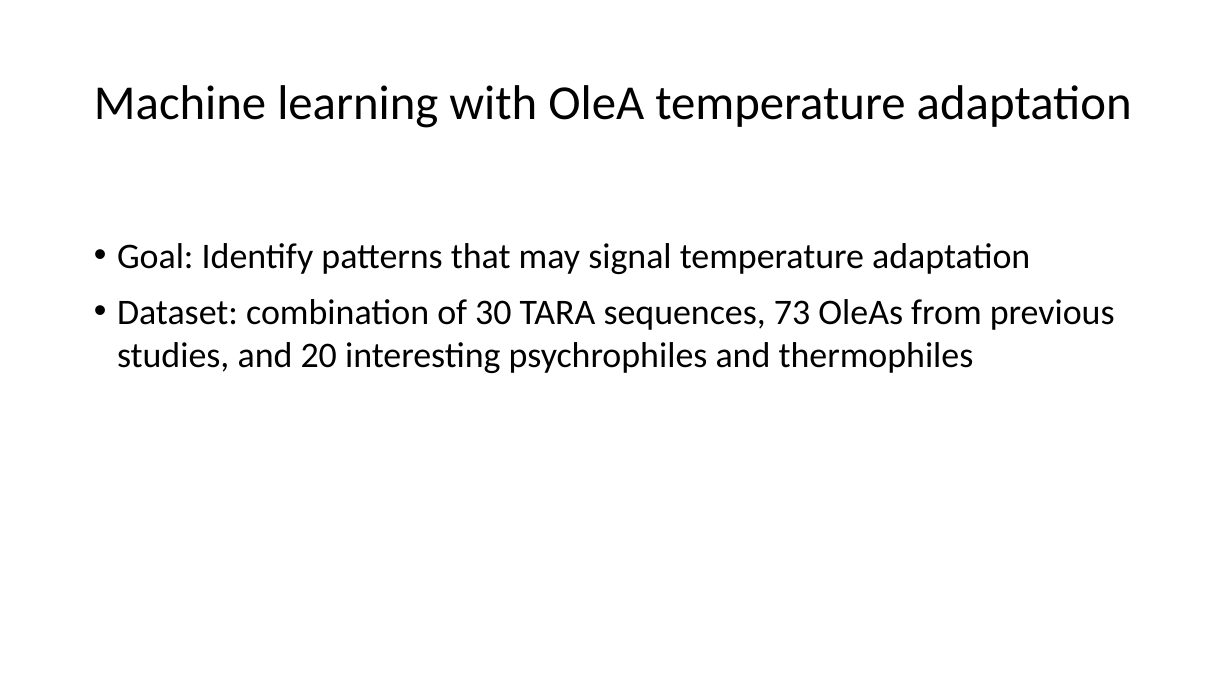
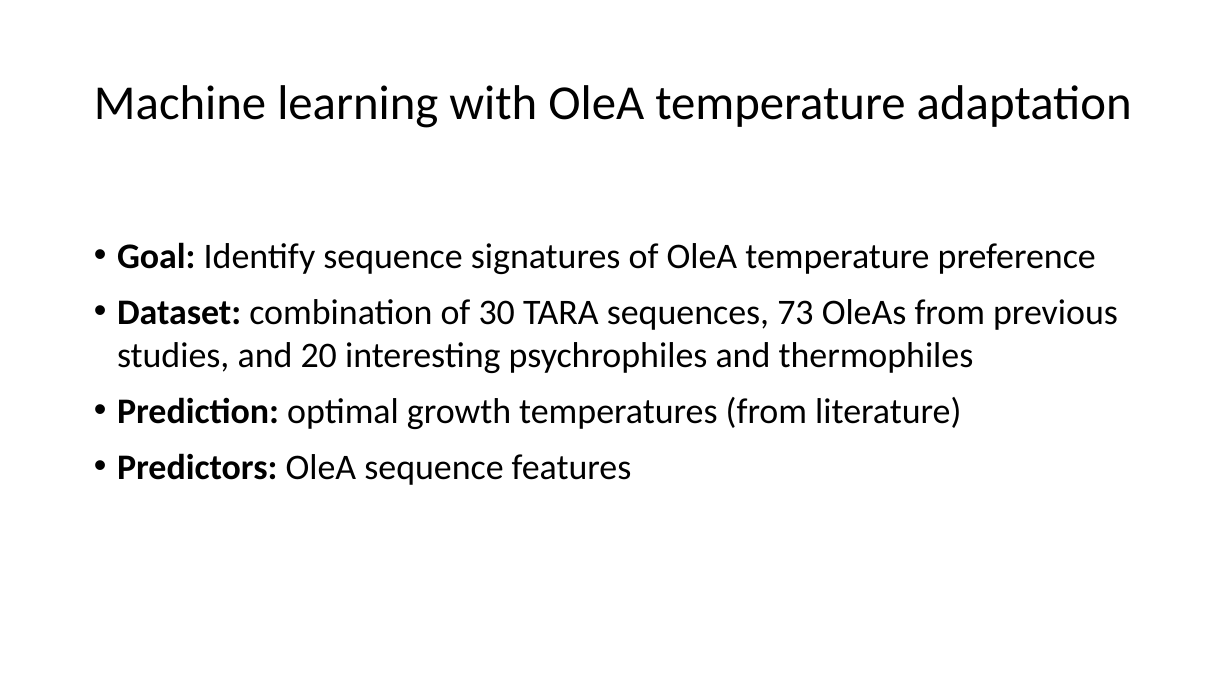
Before and after one commit to serina-robinson/TARA-thiolases, a slide deck: slide 2 of slides/072820 Lab meeting.pptx (slide 1 before the commit). Drawn at 1232x693 pixels with LibreOffice and Linux fonts; fonts in the diff are those of the drawing. Boxes give left, top, right and bottom in pixels: in the first picture for what was removed or moved away, otherwise in the second. Text is boxed around its words. In the diff, an @@ line names an element or a change of style, - is before the commit and + after.

```diff
--- a/slides/072820 Lab meeting.pptx
+++ b/slides/072820 Lab meeting.pptx
@@ text at bbox=[117, 242, 1096, 274]: text changed @@
-• Goal: Identify patterns that may signal temperature adaptation
+• Goal: Identify sequence signatures of OleA temperature preference
@@ text at bbox=[117, 299, 1118, 373]: bold on in "Dataset:" @@
@@ text at bbox=[117, 397, 961, 485]: paragraphs added @@
+• Prediction: optimal growth temperatures (from literature)
+• Predictors: OleA sequence features
```
Also in this commit, not shown: 1 slide added, 6 other files.
